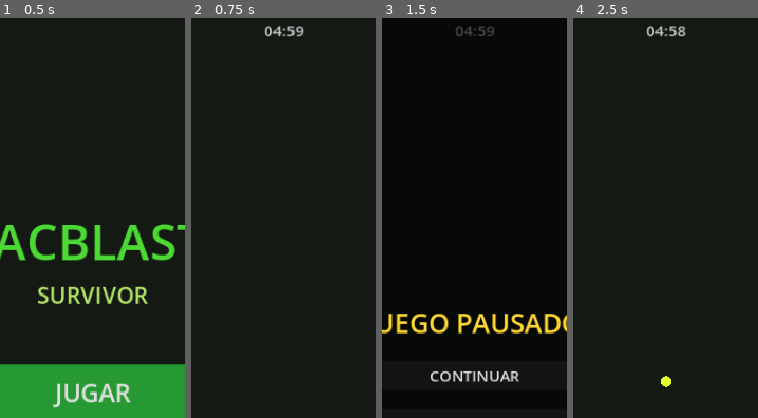
Above: before the commit, frames 1-4 (left to right).
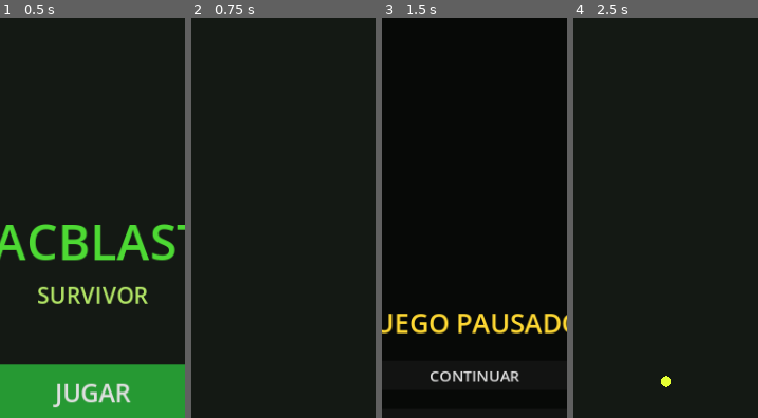
Above: after the commit, the same moments.

Repository: JoseNoIP/gb-GuacBlaster-Survivor
Game: Godot game, scene res://src/scenes/Main.tscn
The game is run twice, just before and just after one commit, with the same random seed, the same clock (stepped at 60 frames per second) and the same inputs.
Inputs:
- Up to frame 1 (0.5 s): no input
- Up to frame 2 (0.75 s): click "JUGAR" at 0.5 s
- Up to frame 3 (1.5 s): click "||" at 1.25 s
- Up to frame 4 (2.5 s): click "CONTINUAR" at 2 s
The pictures show only the part of the screen within x 25-75%, y 6-56%; the shares and areas given below are measured in that part.

Frame 1 is identical in both runs. In frame 2, 0.3% of the frame differs, in the area x 39-62%, y 2-5%; in frame 3, 0.2%; in frame 4, 0.3%.

Commit message:
feat: add boss defeat logic; update GameManager and HUD for boss spawn and victory conditions; enhance unit tests for boss interactions

Diff:
--- a/src/core/Constants.gd
+++ b/src/core/Constants.gd
@@ -26,6 +26,7 @@
 const ENEMY_ZIGZAG_FREQUENCY: float = 1.5
 
 const BOSS_SPAWN_INTERVAL: float = 180.0
+const BOSS_TIMER_SHOW_REMAINING: float = 90.0
 const BOSS_HP_BASE: int = 100
 const BOSS_HP_PER_GENERATION: int = 50
 const BOSS_SPEED: float = 60.0
@@ -77,10 +78,6 @@
 const GEM_FALL_SPEED: float = 90.0
 const GEM_MAGNET_SPEED: float = 300.0
 
-# --- Sessions ---
-const SESSION_TARGET_MIN: float = 300.0
-const SESSION_TARGET_MAX: float = 300.0
-
 # --- XP ---
 const XP_BASE_REQUIRED: int = 100
 const XP_SCALE_FACTOR: float = 1.5
--- a/src/core/GameManager.gd
+++ b/src/core/GameManager.gd
@@ -16,12 +16,11 @@
 	EventBus.powerup_selected.connect(_on_powerup_selected)
 	EventBus.xp_collected.connect(_on_xp_collected)
 	EventBus.gem_collected.connect(_on_gem_collected)
+	EventBus.boss_defeated.connect(_on_boss_defeated)
 
 func _process(delta: float) -> void:
 	if _state == GameState.PLAYING:
 		_session_time += delta
-		if _session_time >= Constants.SESSION_TARGET_MIN:
-			_trigger_victory()
 
 func start_game() -> void:
 	_state = GameState.PLAYING
@@ -77,7 +76,13 @@
 		EventBus.gold_earned.emit(gold)
 	EventBus.game_won.emit(_score, _session_time)
 
+func _on_boss_defeated(_boss_id: int) -> void:
+	if _state == GameState.PLAYING:
+		_trigger_victory()
+
 func _on_gem_collected(xp_value: int) -> void:
+	if _state != GameState.PLAYING and _state != GameState.LEVEL_UP:
+		return
 	var luck_level: int = SaveManager.get_upgrade_level(&"luck")
 	var luck_mult: float = 1.0 + float(luck_level) * Constants.META_LUCK_PER_LEVEL
 	var effective_xp: int = int(float(xp_value) * luck_mult)
--- a/src/features/ui/HUD.gd
+++ b/src/features/ui/HUD.gd
@@ -32,6 +32,7 @@
 var _card_buttons: Array[Button] = []
 var _current_options: Array = []
 var _displayed_score: int = 0
+var _boss_spawned: bool = false
 
 func _ready() -> void:
 	layer = 10
@@ -42,6 +43,8 @@
 	EventBus.powerup_selection_requested.connect(_on_powerup_selection_requested)
 	EventBus.game_started.connect(_on_game_started)
 	EventBus.game_over.connect(_on_game_over)
+	EventBus.game_won.connect(func(_s: int, _d: float): _powerup_panel.hide())
+	EventBus.boss_spawned.connect(func(_id: int): _boss_spawned = true)
 
 func _build_ui() -> void:
 	_build_hearts()
@@ -121,16 +124,25 @@
 func _process(_delta: float) -> void:
 	if GameManager.get_state() != GameManager.GameState.PLAYING:
 		return
+	if _boss_spawned:
+		_timer_label.text = "¡JEFE!"
+		_timer_label.add_theme_color_override("font_color", Color(1.0, 0.2, 0.1))
+		_timer_label.show()
+		return
 	var remaining: float = maxf(
-		0.0, Constants.SESSION_TARGET_MIN - GameManager.get_session_time()
+		0.0, Constants.BOSS_SPAWN_INTERVAL - GameManager.get_session_time()
 	)
+	if remaining > Constants.BOSS_TIMER_SHOW_REMAINING:
+		_timer_label.hide()
+		return
 	var mins: int = int(remaining) / 60
 	var secs: int = int(remaining) % 60
-	_timer_label.text = "%02d:%02d" % [mins, secs]
+	_timer_label.text = "JEFE EN: %02d:%02d" % [mins, secs]
 	if remaining <= 30.0:
 		_timer_label.add_theme_color_override("font_color", Color(1.0, 0.3, 0.1))
 	else:
 		_timer_label.add_theme_color_override("font_color", Color(0.8, 0.8, 0.8))
+	_timer_label.show()
 
 func _build_pause_button() -> void:
 	_pause_btn = Button.new()
@@ -241,8 +253,8 @@
 	_xp_bar.value = 0.0
 	_powerup_panel.hide()
 	_pause_btn.disabled = false
-	var total_secs: int = int(Constants.SESSION_TARGET_MIN)
-	_timer_label.text = "%02d:%02d" % [total_secs / 60, total_secs % 60]
+	_boss_spawned = false
+	_timer_label.hide()
 	_timer_label.add_theme_color_override("font_color", Color(0.8, 0.8, 0.8))
 	for lbl: Label in _heart_labels:
 		lbl.add_theme_color_override("font_color", HEART_FULL_COLOR)
--- a/tests/unit/test_game_manager.gd
+++ b/tests/unit/test_game_manager.gd
@@ -45,3 +45,12 @@
 	for opt: Variant in options:
 		assert_true(Constants.POWERUP_POOL.has(opt),
 			"Option '%s' not in POWERUP_POOL" % opt)
+
+func test_boss_defeated_transitions_to_game_won() -> void:
+	GameManager._on_boss_defeated(1)
+	assert_eq(GameManager.get_state(), GameManager.GameState.GAME_WON)
+
+func test_boss_defeated_ignored_when_not_playing() -> void:
+	GameManager._on_player_died()
+	GameManager._on_boss_defeated(1)
+	assert_eq(GameManager.get_state(), GameManager.GameState.GAME_OVER)
--- a/tests/unit/test_victory_screen.gd
+++ b/tests/unit/test_victory_screen.gd
@@ -96,18 +96,16 @@
 
 # --- GameManager victory ---
 
-func test_victory_triggers_at_session_min() -> void:
-	GameManager._session_time = Constants.SESSION_TARGET_MIN - 0.01
-	GameManager._process(0.02)
+func test_victory_triggers_on_boss_defeated() -> void:
+	EventBus.boss_defeated.emit(1)
 	assert_eq(GameManager.get_state(), GameManager.GameState.GAME_WON)
 
 func test_victory_emits_game_won_signal() -> void:
 	watch_signals(EventBus)
-	GameManager._session_time = Constants.SESSION_TARGET_MIN - 0.01
-	GameManager._process(0.02)
+	EventBus.boss_defeated.emit(1)
 	assert_signal_emitted(EventBus, "game_won")
 
-func test_victory_does_not_trigger_before_min() -> void:
-	GameManager._session_time = Constants.SESSION_TARGET_MIN - 1.0
-	GameManager._process(0.5)
-	assert_eq(GameManager.get_state(), GameManager.GameState.PLAYING)
+func test_victory_does_not_trigger_when_not_playing() -> void:
+	GameManager._on_player_died()
+	EventBus.boss_defeated.emit(1)
+	assert_eq(GameManager.get_state(), GameManager.GameState.GAME_OVER)
